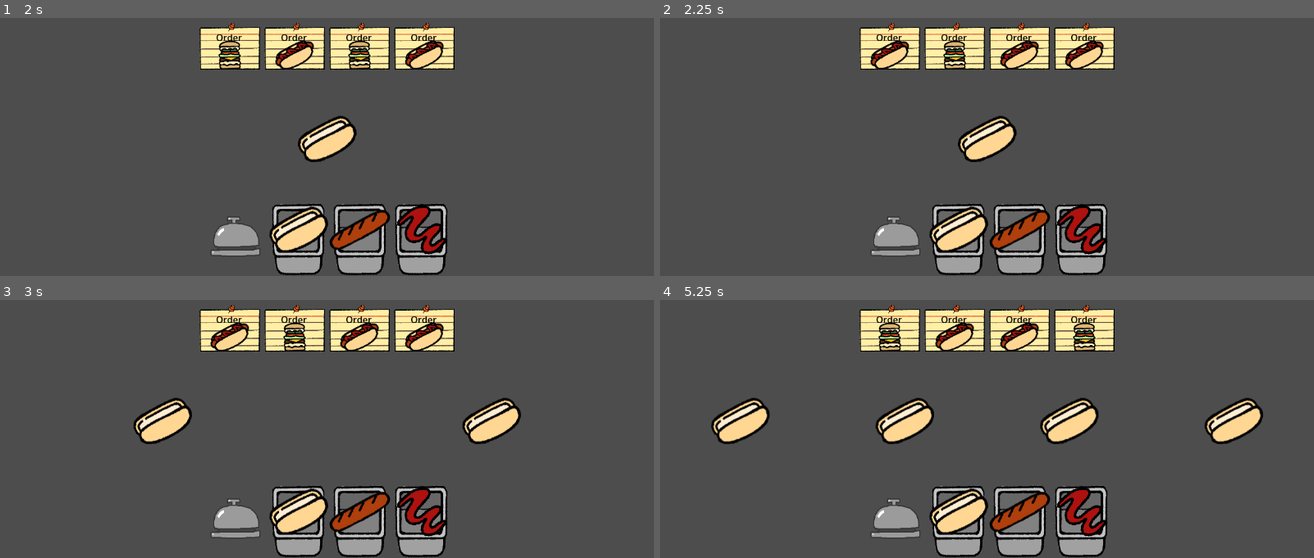
Above: before the commit, frames 1-4 (two rows, left to right).
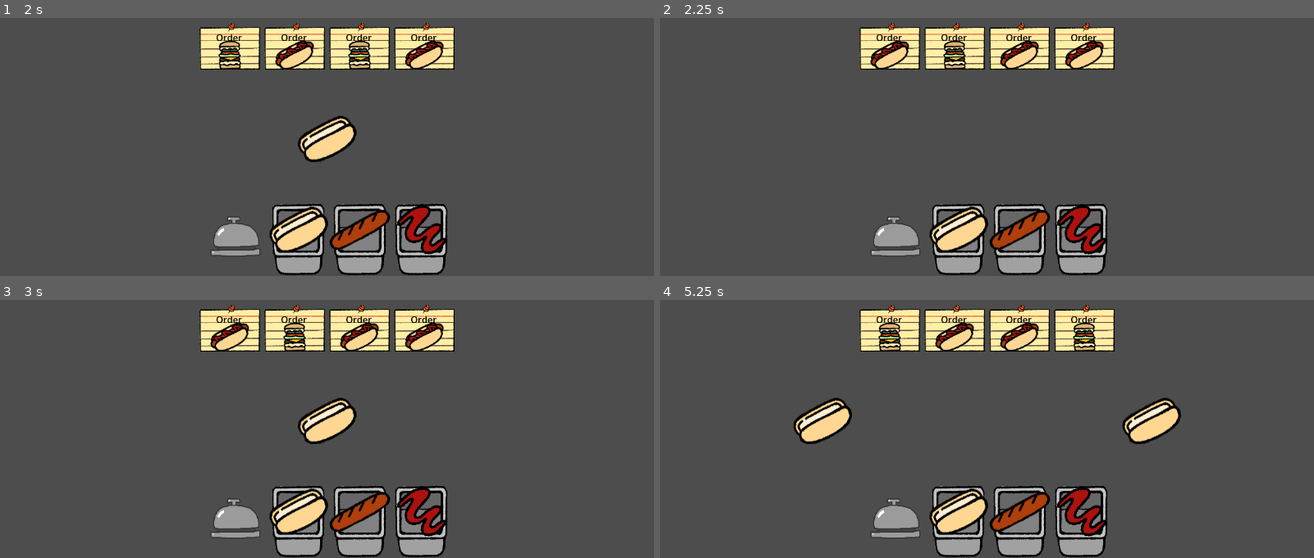
Above: after the commit, the same moments.

Repository: Gus700/FoodTruckBattles
Game: Godot game, scene res://scenes/PrepArea.tscn
The game is run twice, just before and just after one commit, with the same random seed, the same clock (stepped at 60 frames per second) and the same inputs.
Inputs (mouse positions are in pixels of both pictures, inside the frame that each line leads up to):
- Up to frame 1 (2 s): click (235, 239) at 0.5 s; click (300, 229) at 1.27 s
- Up to frame 2 (2.25 s): click (895, 239) at 2 s
- Up to frame 3 (3 s): click (300, 511) at 2.77 s
- Up to frame 4 (5.25 s): click (895, 521) at 3.5 s; click (960, 511) at 4.27 s; tap Enter at 5 s

Frame 1 is identical in both runs. In frame 2, 1.0% of the frame differs, in the area x 45-55%, y 37-56%; in frame 3, 3.1%; in frame 4, 6.3%, in the area x 7-93%, y 37-56%.

Commit message:
completion bell clears the crafting area

Diff:
--- a/scripts/craftingArea.gd
+++ b/scripts/craftingArea.gd
@@ -24,6 +24,8 @@
 func _on_completion_bell_pressed() -> void:
 	print("recieved order complete signal in crafting area")
 	emit_signal("request_updated_order")
+	for ingr in get_children():
+		ingr.queue_free()
 
 # recieves global signal of ingredient button with the name of the selected ingredient
 func ingredient_selected (ingredient_name, ingredient_img) -> void:
